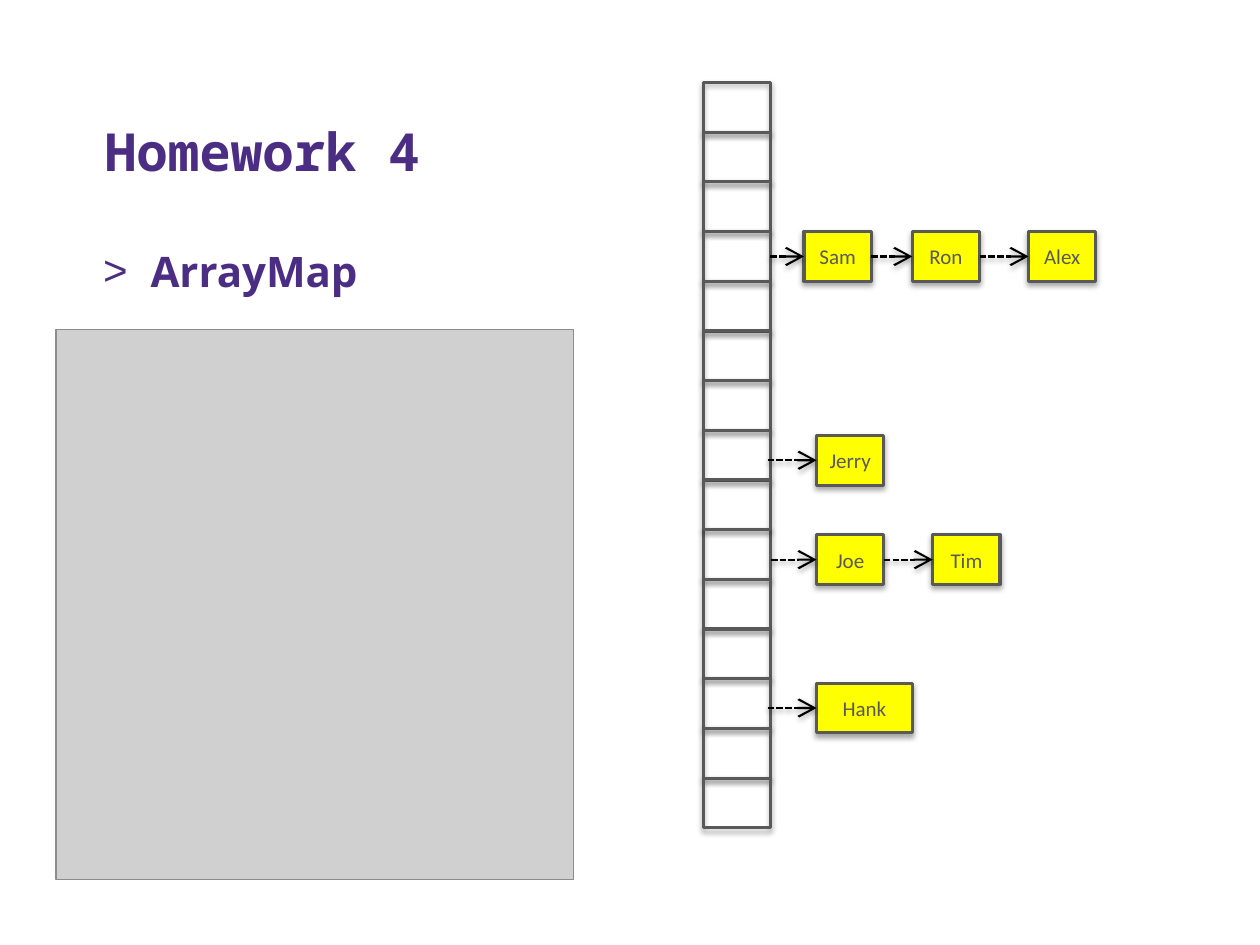
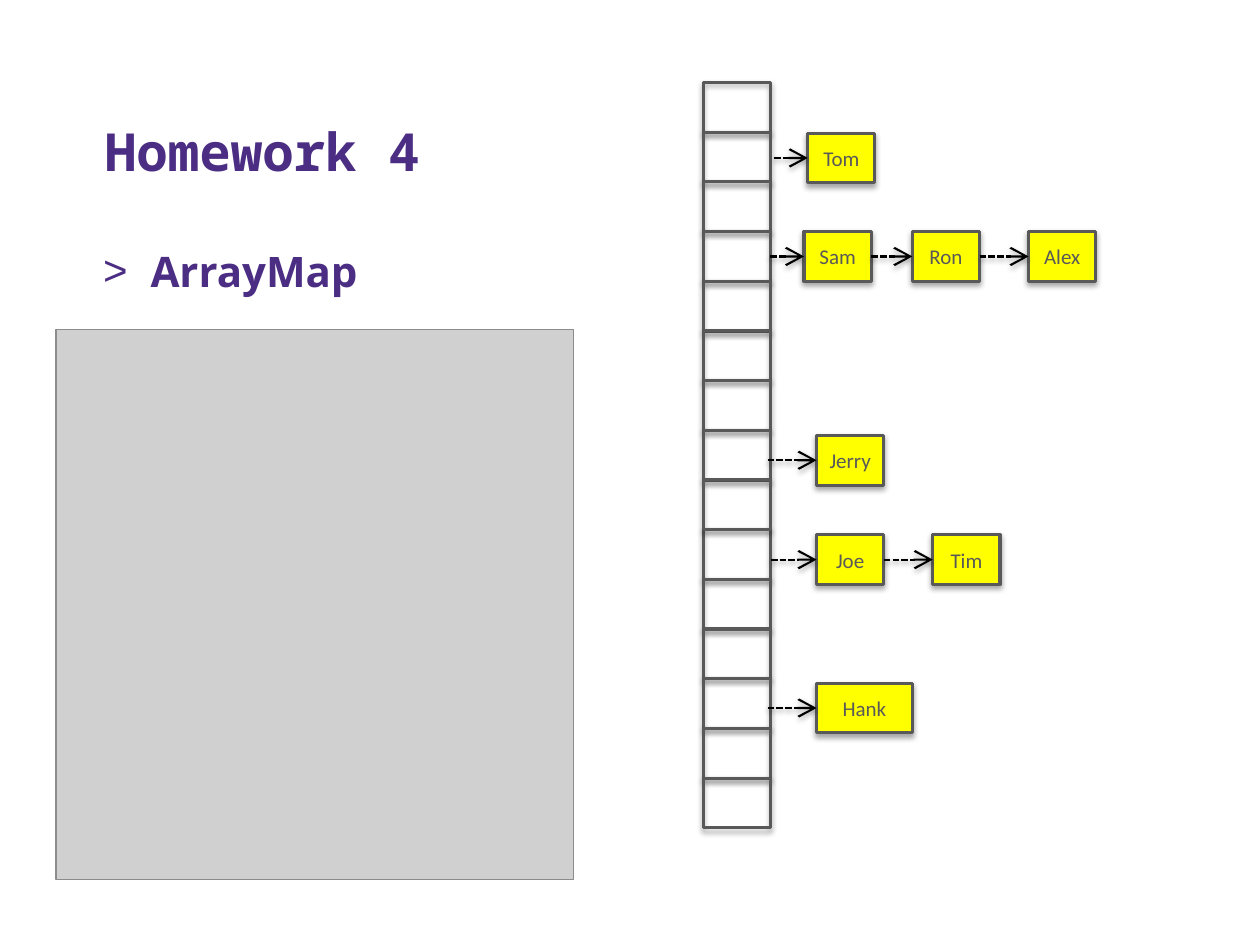
Before and after one commit to Andy-Boraphet/CSS342A-2022-Spring, a slide deck: slide 14 of week_08_backtracking_tree/week_08.pptx. Drawn at 1260x945 pixels with LibreOffice and Linux fonts; fonts in the diff are those of the drawing; grey boxes stand for pictures; background and template pictures are left out. Boxes give left, top, right and bottom in pixels: in the first picture for what was removed or moved away, otherwise in the second. Text is boxed around its words. In the diff, an @@ line names an element or a change of style, - is before the commit and + after.

```diff
--- a/week_08_backtracking_tree/week_08.pptx
+++ b/week_08_backtracking_tree/week_08.pptx
@@ rectangle added at [808, 134, 874, 184], fill #FFFF00, outline #595959 1.75 pt, 12 pt, text #595959 @@
+Tom
@@ arrow added from (774, 158) to (808, 158), #000000 1.25 pt dashed @@
```
Also in this commit, not shown: 6 other slides changed, 2 slides added, 3 slides removed, 5 other files.
